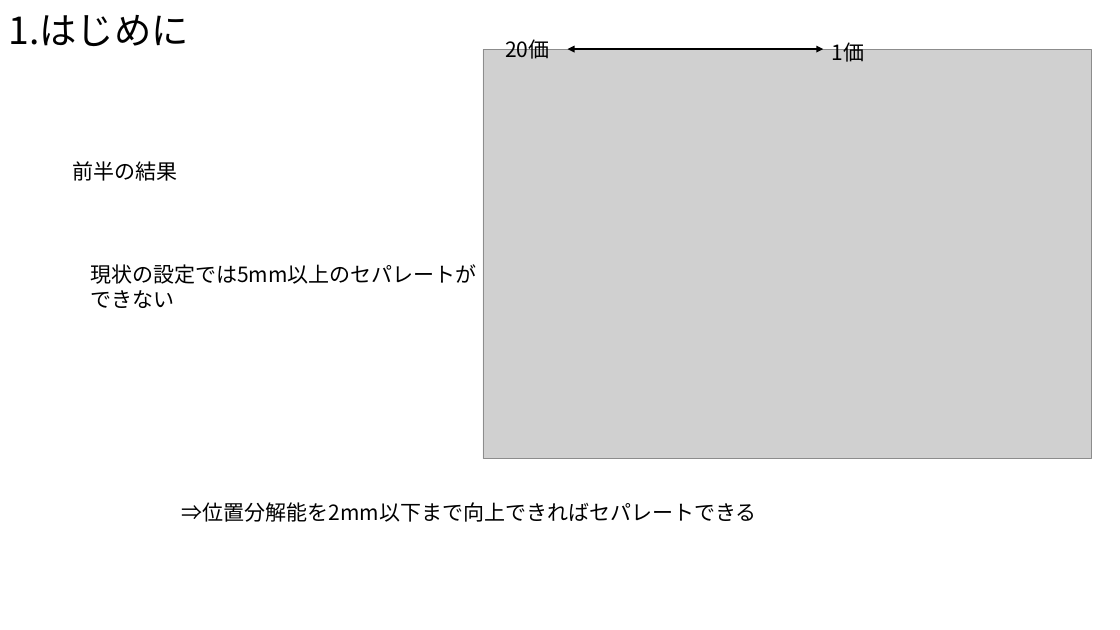
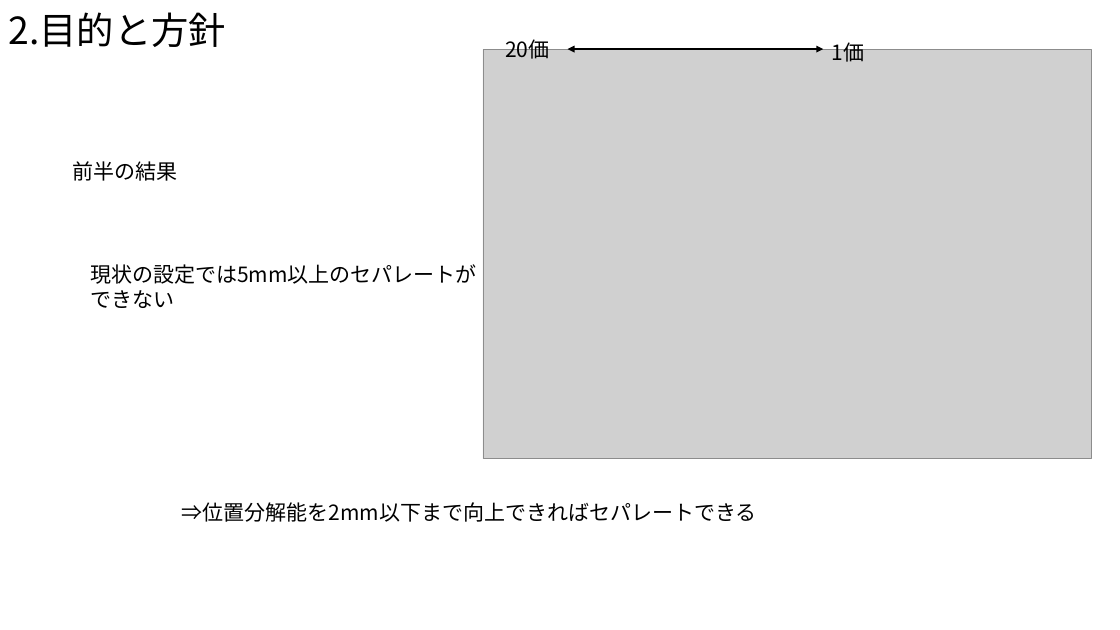
Before and after one commit to Takeuchi-yuya/Ksimulation, a slide deck: slide 5 of docs/最終発表.pptx (slide 4 before the commit). Drawn at 1120x630 pixels with LibreOffice and Linux fonts; fonts in the diff are those of the drawing; grey boxes stand for pictures. Boxes give left, top, right and bottom in pixels: in the first picture for what was removed or moved away, otherwise in the second. Text is boxed around its words. In the diff, an @@ line names an element or a change of style, - is before the commit and + after.

```diff
--- a/docs/最終発表.pptx
+++ b/docs/最終発表.pptx
@@ title at (8,12,226,47): text changed @@
-1.はじめに
+2.目的と方針
```
Also in this commit, not shown: 6 other slides changed, 2 slides added, 1 slide removed.
